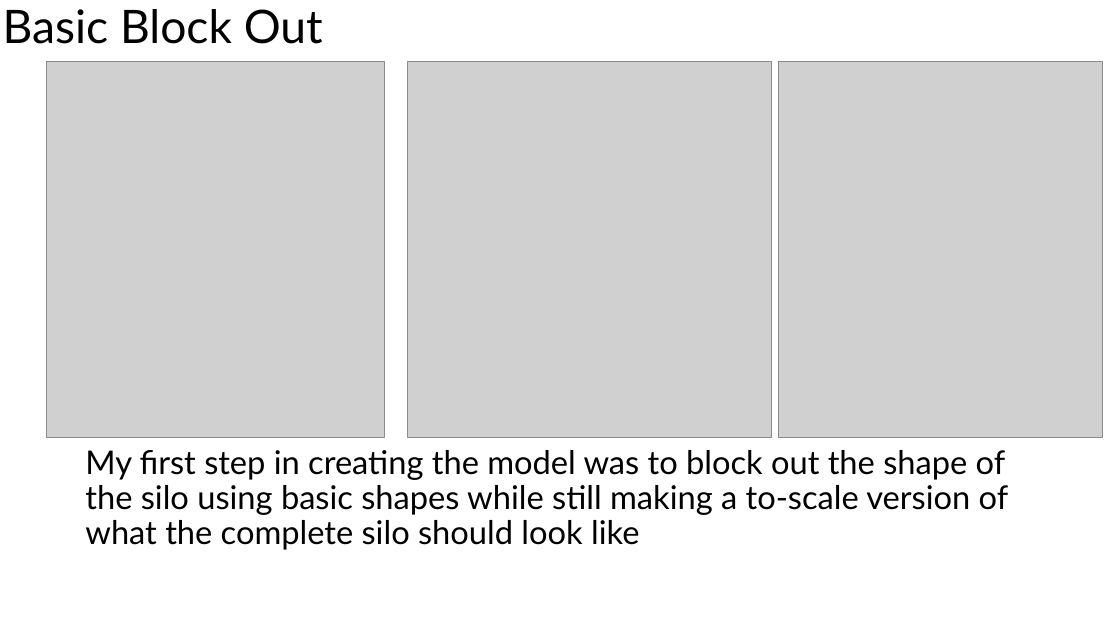
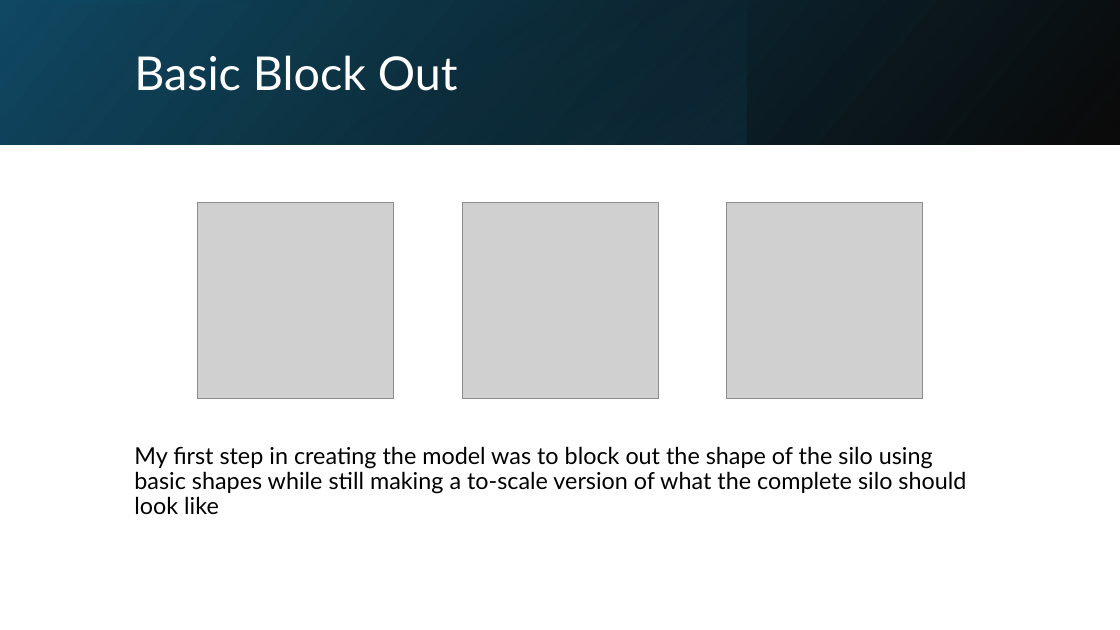
Before and after one commit to ClayJ27/Modelling, a slide deck: slide 3 of Modelling portfolio.pptx. Drawn at 1120x630 pixels with LibreOffice and Linux fonts; fonts in the diff are those of the drawing; grey boxes stand for pictures. Boxes give left, top, right and bottom in pixels: in the first picture for what was removed or moved away, otherwise in the second. Text is boxed around its words. In the diff, an @@ line names an element or a change of style, - is before the commit and + after.

```diff
--- a/Modelling portfolio.pptx
+++ b/Modelling portfolio.pptx
@@ rectangle added at bbox=[0, 0, 1120, 145], fill gradient #000000 to #104862 @@
@@ rectangle added at bbox=[0, 0, 1120, 145], fill gradient #156082 to #000000 @@
@@ rectangle added at bbox=[351, 0, 747, 145], fill gradient #156082 to #0B3041 @@
@@ title "Basic Block Out": place and size @@
-title "Basic Block Out" at bbox=[3, 9, 323, 44]
+title "Basic Block Out" at bbox=[134, 55, 458, 91]
@@ title "Basic Block Out" at bbox=[134, 55, 458, 91]: size 39.6 to 40 pt, text colour #000000 to #FFFFFF @@
@@ picture: place and size @@
-picture at bbox=[408, 61, 771, 438]
+picture at bbox=[197, 202, 393, 398]
@@ picture: place and size @@
-picture at bbox=[46, 61, 384, 438]
+picture at bbox=[463, 202, 659, 398]
@@ picture: place and size @@
-picture at bbox=[778, 61, 1103, 438]
+picture at bbox=[727, 202, 923, 398]
@@ text "My first step in creating ...": place and size @@
-text "My first step in creating ..." at bbox=[85, 450, 1009, 550]
+text "My first step in creating ..." at bbox=[134, 446, 966, 514]
@@ text "My first step in creating ..." at bbox=[134, 446, 966, 514]: size 28 to 20 pt @@
```
Also in this commit, not shown: 3 other slides changed, 4 slides added.
